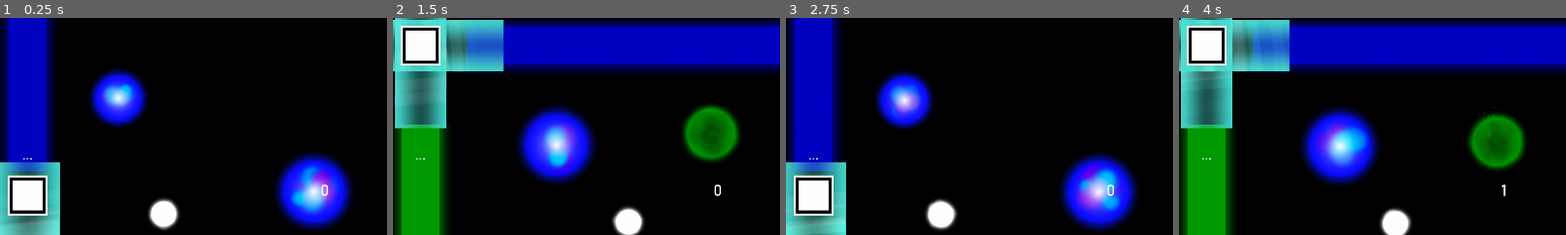
Above: before the commit, frames 1-4 (left to right).
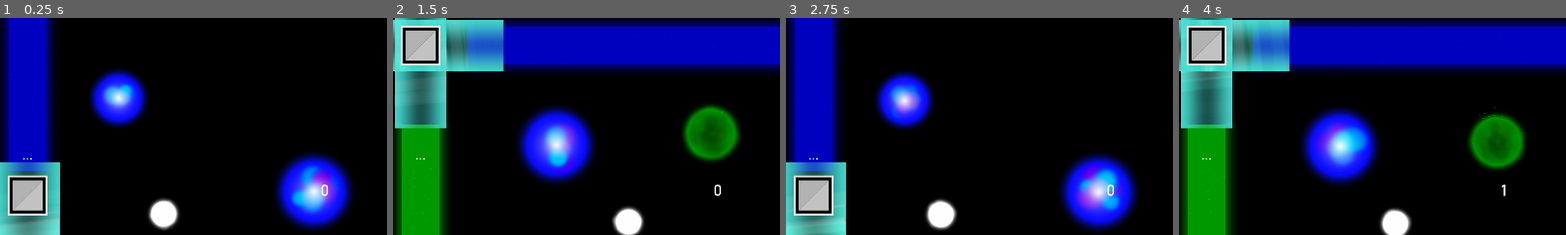
Above: after the commit, the same moments.

Repository: Dark-Gran/Spirit-Circles
Game: Godot game, scene res://src/Main.tscn
Same seed, same stepped clock (60 frames per second), same inputs: the game is played once before the commit and once after it.
Inputs (mouse positions are % of the whole screen's width and height, from its top left):
- Up to frame 1 (0.25 s): no input
- Up to frame 2 (1.5 s): click (50, 84) at 0.5 s; move the mouse to (72, 45) at 1.27 s; hold Right (ui_right) from 1.28 s (still down)
- Up to frame 3 (2.75 s): tap Space (ui_accept) at 1.52, 2.27 s; move the mouse to (30, 55) at 2.02 s; release Right (ui_right) at 2.03 s; hold Left (ui_left) from 2.03 s (still down)
- Up to frame 4 (4 s): move the mouse to (60, 28) at 2.77 s; release Left (ui_left) at 2.78 s; hold Right (ui_right) from 2.78 s (still down); move the mouse to (45, 70) at 3.52 s; tap Space (ui_accept) at 3.77 s
The pictures show only the part of the screen within x 46-96%, y 44-94%; the shares and areas given below are measured in that part.

The runs differ from the first frame. In frame 1, 1.4% of the frame differs, in the area x 2-13%, y 72-92%; in frame 2, 1.4%; in frame 3, 1.4%; in frame 4, 1.4%.

Commit message:
button pressed state

Diff:
--- a/src/world/obstacles/Button.tscn
+++ b/src/world/obstacles/Button.tscn
@@ -1,34 +1,24 @@
-[gd_scene load_steps=3 format=2]
+[gd_scene load_steps=4 format=2]
 
 [ext_resource path="res://src/world/obstacles/Button.gd" type="Script" id=1]
-
-[sub_resource type="CubeMesh" id=1]
-size = Vector3( 100, 100, 2 )
+[ext_resource path="res://assets/button.png" type="Texture" id=2]
+[ext_resource path="res://assets/button_pressed.png" type="Texture" id=3]
 
 [node name="Button" type="Node2D"]
 script = ExtResource( 1 )
 
-[node name="Button" type="Button" parent="."]
+[node name="Button" type="TextureButton" parent="."]
 margin_left = -50.0
 margin_top = -50.0
 margin_right = 50.0
 margin_bottom = 50.0
 focus_mode = 0
-flat = true
-__meta__ = {
-"_edit_use_anchors_": false
-}
+action_mode = 0
+texture_normal = ExtResource( 2 )
+texture_pressed = ExtResource( 3 )
 
-[node name="MeshInstance2D2" type="MeshInstance2D" parent="."]
-mesh = SubResource( 1 )
-
-[node name="MeshInstance2D3" type="MeshInstance2D" parent="."]
-modulate = Color( 0, 0, 0, 1 )
-scale = Vector2( 0.9, 0.9 )
-mesh = SubResource( 1 )
-
-[node name="MeshInstance2D" type="MeshInstance2D" parent="."]
-scale = Vector2( 0.75, 0.75 )
-mesh = SubResource( 1 )
+[node name="Sprite" type="Sprite" parent="."]
+visible = false
+texture = ExtResource( 2 )
 
 [connection signal="pressed" from="Button" to="." method="_on_Button_pressed"]
Binary file added: assets/button.png
Binary file added: assets/button_pressed.png
